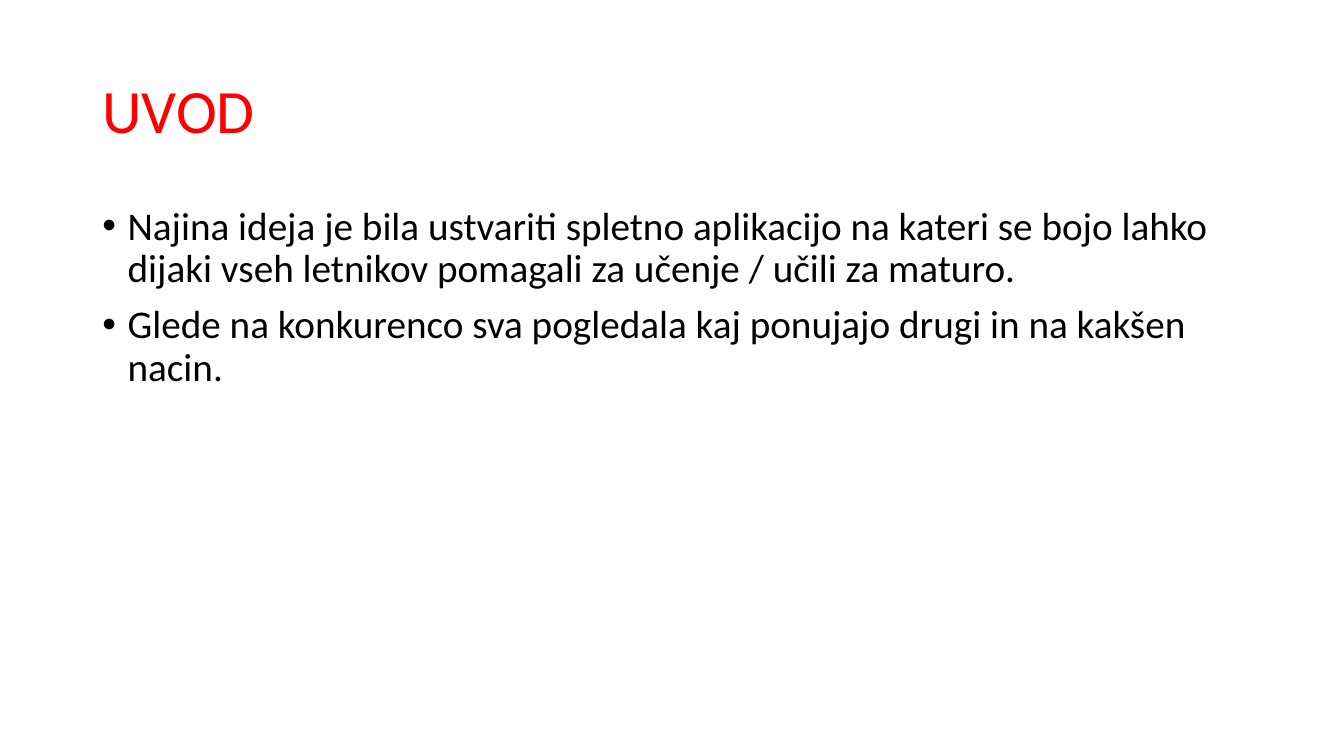
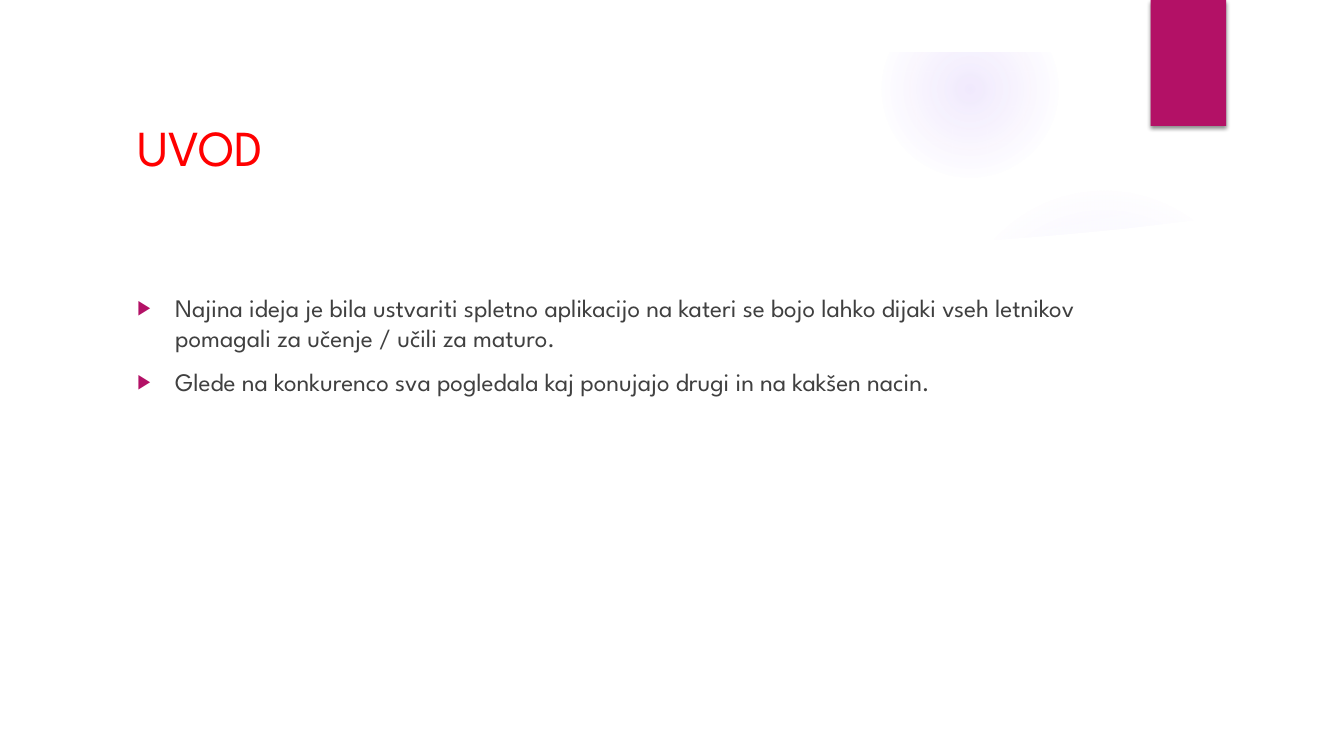
Before and after one commit to ZakPrimozic/projektUPN, a slide deck: slide 2 of FLASK_PREDSTAVITEV.pptx. Drawn at 1344x756 pixels with LibreOffice and Linux fonts; fonts in the diff are those of the drawing; background and template pictures are left out. Boxes give left, top, right and bottom in pixels: in the first picture for what was removed or moved away, otherwise in the second. Text is boxed around its words. In the diff, an @@ line names an element or a change of style, - is before the commit and + after.

```diff
--- a/FLASK_PREDSTAVITEV.pptx
+++ b/FLASK_PREDSTAVITEV.pptx
@@ group added at [0,0,1344,756]: 4 ellipses, 3 freeform shapes @@
@@ rectangle added at [1150,0,1226,126], fill #B31166 @@
@@ title "UVOD": place and size @@
-title "UVOD" at [102,93,254,134]
+title "UVOD" at [137,132,263,167]
@@ title "UVOD" at [137,132,263,167]: size 44 to 36 pt, font Calibri to League Spartan; line spacing 0.9 to 1 @@
@@ text "Najina ideja je bila ustvariti ...": place and size @@
-text "Najina ideja je bila ustvariti ..." at [128,212,1207,382]
+text "Najina ideja je bila ustvariti ..." at [175,299,1074,397]
@@ text "Najina ideja je bila ustvariti ..." at [175,299,1074,397]: size 28 to 18 pt, font Calibri to League Spartan, text colour #000000 to #404040; bullet • to ▶; line spacing 0.9 to 1 @@
```
Also in this commit, not shown: 4 other slides changed, 1 slide added.
